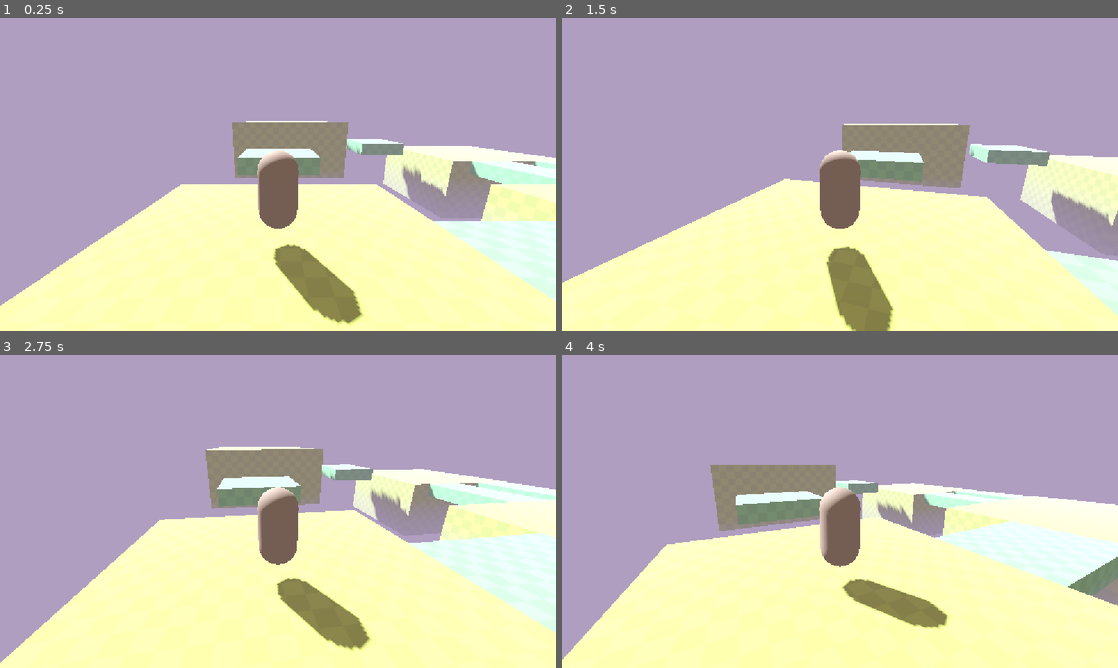
Above: before the commit, frames 1-4 (two rows, left to right).
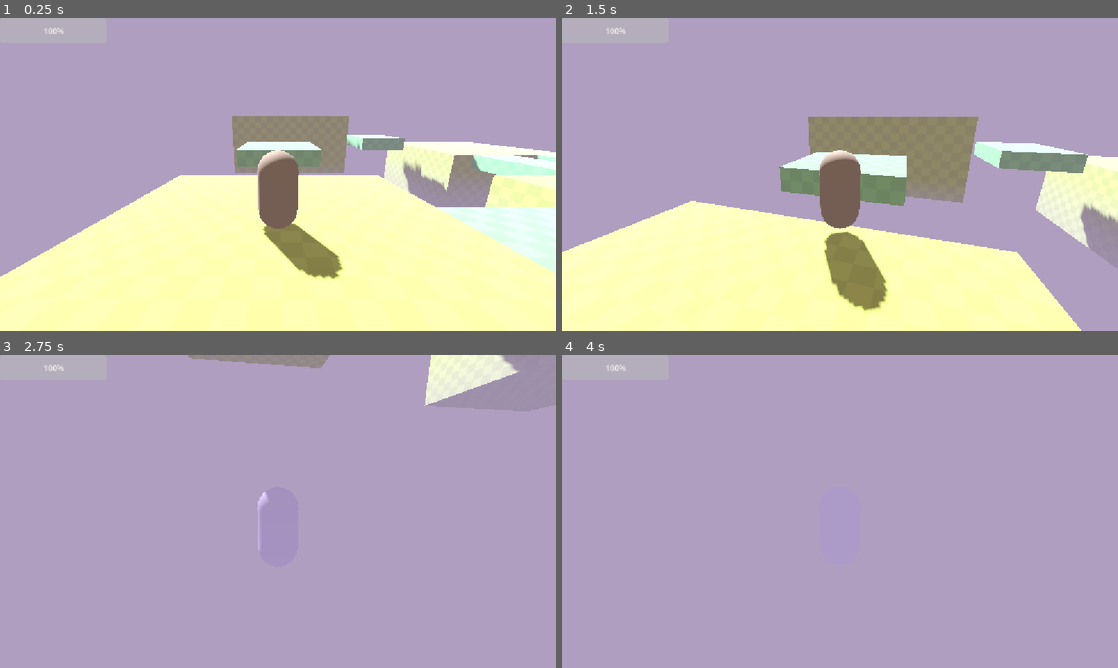
Above: after the commit, the same moments.

Repository: DefinitelyGlorb/LotteMite
Game: Godot game, scene res://src/levels/prototypes/test_level/test_level.tscn
Same seed, same stepped clock (60 frames per second), same inputs: the game is played once before the commit and once after it.
Inputs (mouse positions are in pixels of both pictures, inside the frame that each line leads up to):
- Up to frame 1 (0.25 s): no input
- Up to frame 2 (1.5 s): tap Enter at 0.5 s; move the mouse to (867, 174) at 0.52 s; hold W (move_forward, bound only after the commit) from 0.53 s (still down); tap Space (jump, bound only after the commit) at 0.6, 0.77, 1.07, 1.35 s; move the mouse to (812, 174) at 1.27 s
- Up to frame 3 (2.75 s): keep holding W (move_forward, bound only after the commit); tap Space (jump, bound only after the commit) at 1.52, 1.82, 2.1 s; move the mouse to (289, 505) at 2.02 s
- Up to frame 4 (4 s): keep holding W (move_forward, bound only after the commit); move the mouse to (834, 517) at 2.77 s; tap Space (jump, bound only after the commit) at 2.85, 3.02, 3.32, 3.5, 3.6, 3.77 s; move the mouse to (878, 514) at 3.52 s

The runs differ from the first frame. In frame 1, 12% of the frame differs, in the area x 0-100%, y 3-98%; in frame 2, 18%; in frame 3, 53%, in the area x 0-100%, y 0-100%; in frame 4, 50%.

Commit message:
Character controller

Diff:
--- a/project.godot
+++ b/project.godot
@@ -24,7 +24,28 @@
 
 jump={
 "deadzone": 0.2,
-"events": []
+"events": [Object(InputEventKey,"resource_local_to_scene":false,"resource_name":"","device":-1,"window_id":0,"alt_pressed":false,"shift_pressed":false,"ctrl_pressed":false,"meta_pressed":false,"pressed":false,"keycode":0,"physical_keycode":32,"key_label":0,"unicode":32,"location":0,"echo":false,"script":null)
+]
+}
+move_forward={
+"deadzone": 0.2,
+"events": [Object(InputEventKey,"resource_local_to_scene":false,"resource_name":"","device":-1,"window_id":0,"alt_pressed":false,"shift_pressed":false,"ctrl_pressed":false,"meta_pressed":false,"pressed":false,"keycode":0,"physical_keycode":87,"key_label":0,"unicode":119,"location":0,"echo":false,"script":null)
+]
+}
+move_left={
+"deadzone": 0.2,
+"events": [Object(InputEventKey,"resource_local_to_scene":false,"resource_name":"","device":-1,"window_id":0,"alt_pressed":false,"shift_pressed":false,"ctrl_pressed":false,"meta_pressed":false,"pressed":false,"keycode":0,"physical_keycode":65,"key_label":0,"unicode":97,"location":0,"echo":false,"script":null)
+]
+}
+move_right={
+"deadzone": 0.2,
+"events": [Object(InputEventKey,"resource_local_to_scene":false,"resource_name":"","device":-1,"window_id":0,"alt_pressed":false,"shift_pressed":false,"ctrl_pressed":false,"meta_pressed":false,"pressed":false,"keycode":0,"physical_keycode":68,"key_label":0,"unicode":100,"location":0,"echo":false,"script":null)
+]
+}
+move_backward={
+"deadzone": 0.2,
+"events": [Object(InputEventKey,"resource_local_to_scene":false,"resource_name":"","device":-1,"window_id":0,"alt_pressed":false,"shift_pressed":false,"ctrl_pressed":false,"meta_pressed":false,"pressed":false,"keycode":0,"physical_keycode":83,"key_label":0,"unicode":115,"location":0,"echo":false,"script":null)
+]
 }
 
 [physics]
--- a/src/levels/prototypes/test_level/test_level.tscn
+++ b/src/levels/prototypes/test_level/test_level.tscn
@@ -19,67 +19,73 @@
 
 [node name="Game" type="Node3D" unique_id=1032018045]
 
-[node name="CSGBox3D" type="CSGBox3D" parent="." unique_id=1077609760]
+[node name="Scene Environment" type="Node3D" parent="." unique_id=1771271297]
+
+[node name="DirectionalLight3D" type="DirectionalLight3D" parent="Scene Environment" unique_id=1873325092]
+transform = Transform3D(0.8660254, -0.3535534, 0.3535534, 0, 0.7071068, 0.7071068, -0.5, -0.61237246, 0.61237246, 9.549388, 14.04796, 12.564552)
+shadow_enabled = true
+
+[node name="WorldEnvironment" type="WorldEnvironment" parent="Scene Environment" unique_id=1935331987]
+environment = SubResource("Environment_u0k70")
+
+[node name="Platforms" type="Node3D" parent="." unique_id=1943162989]
+
+[node name="CSGBox3D" type="CSGBox3D" parent="Platforms" unique_id=1077609760]
 transform = Transform3D(1, 0, 0, 0, 1, 0, 0, 0, 1, -0.099999905, -2.5, 0)
 use_collision = true
 size = Vector3(10, 5, 10)
 material = ExtResource("1_30ion")
 
-[node name="CSGBox3D4" type="CSGBox3D" parent="." unique_id=922741484]
+[node name="CSGBox3D4" type="CSGBox3D" parent="Platforms" unique_id=922741484]
 transform = Transform3D(1, 0, 0, 0, 1, 0, 0, 0, 1, -17.6, -2.5, 0)
 operation = 2
 use_collision = true
 size = Vector3(13, 5, 10)
 material = ExtResource("1_30ion")
 
-[node name="CSGBox3D2" type="CSGBox3D" parent="." unique_id=1028011572]
+[node name="CSGBox3D2" type="CSGBox3D" parent="Platforms" unique_id=1028011572]
 transform = Transform3D(1, 0, 0, 0, 1, 0, 0, 0, 1, -19.1, -2.5, 16)
 use_collision = true
 size = Vector3(10, 5, 10)
 material = ExtResource("1_30ion")
 
-[node name="CSGBox3D5" type="CSGBox3D" parent="." unique_id=1978551602]
+[node name="CSGBox3D5" type="CSGBox3D" parent="Platforms" unique_id=1978551602]
 transform = Transform3D(-4.371139e-08, 0, -1, 0, 1, 0, 1, 0, -4.371139e-08, -0.10000038, 0.46673584, 9)
 use_collision = true
 size = Vector3(4, 1.0665283, 5)
 material = ExtResource("2_fveep")
 
-[node name="CSGBox3D8" type="CSGBox3D" parent="." unique_id=945195507]
+[node name="CSGBox3D8" type="CSGBox3D" parent="Platforms" unique_id=945195507]
 transform = Transform3D(1, 0, 0, 0, 1, 0, 0, 0, 1, -17.1, -0.53326416, 8)
 use_collision = true
 size = Vector3(3, 1.0665283, 6)
 material = ExtResource("2_fveep")
 
-[node name="CSGBox3D10" type="CSGBox3D" parent="." unique_id=2119998212]
+[node name="CSGBox3D10" type="CSGBox3D" parent="Platforms" unique_id=2119998212]
 transform = Transform3D(1, 0, 0, 0, 1, 0, 0, 0, 1, -22.1, -0.53326416, 8)
 use_collision = true
 size = Vector3(3, 1.0665283, 6)
 material = ExtResource("2_fveep")
 
-[node name="CSGBox3D9" type="CSGBox3D" parent="." unique_id=1685751876]
+[node name="CSGBox3D9" type="CSGBox3D" parent="Platforms" unique_id=1685751876]
 transform = Transform3D(-4.371139e-08, 0, -1, 0, 1, 0, 1, 0, -4.371139e-08, -8.1, -0.53326416, -1)
 use_collision = true
 size = Vector3(4, 1.0665283, 6)
 material = ExtResource("2_fveep")
 
-[node name="CSGBox3D6" type="CSGBox3D" parent="." unique_id=418582627]
+[node name="CSGBox3D6" type="CSGBox3D" parent="Platforms" unique_id=418582627]
 transform = Transform3D(-1, 0, 8.742278e-08, 0, 1, 0, -8.742278e-08, 0, -1, -10.1, 0.46673584, 17)
 use_collision = true
 size = Vector3(4, 1.0665283, 5)
 material = ExtResource("2_fveep")
 
-[node name="CSGBox3D3" type="CSGBox3D" parent="." unique_id=310872382]
+[node name="CSGBox3D3" type="CSGBox3D" parent="Platforms" unique_id=310872382]
 transform = Transform3D(1, 0, 0, 0, 1, 0, 0, 0, 1, -1.1000004, 0.5, 18)
 use_collision = true
 size = Vector3(10, 5, 10)
 material = ExtResource("1_30ion")
 
-[node name="DirectionalLight3D" type="DirectionalLight3D" parent="." unique_id=1873325092]
-transform = Transform3D(0.8660254, -0.3535534, 0.3535534, 0, 0.7071068, 0.7071068, -0.5, -0.61237246, 0.61237246, 9.549388, 14.04796, 12.564552)
-shadow_enabled = true
-
-[node name="WorldEnvironment" type="WorldEnvironment" parent="." unique_id=1935331987]
-environment = SubResource("Environment_u0k70")
+[node name="Enemies" type="Node3D" parent="." unique_id=1156762045]
 
 [node name="Player" parent="." unique_id=377750415 instance=ExtResource("3_fveep")]
-transform = Transform3D(1, 0, 0, 0, 1, 0, 0, 0, 1, -0.040851593, 0.49257353, -0.24846458)
+transform = Transform3D(1, 0, 0, 0, 1, 0, 0, 0, 1, -0.041, 0, -0.248)
--- a/src/player/player.gd
+++ b/src/player/player.gd
@@ -1,14 +1,46 @@
 extends Node3D
-@export_group("Camera")
-@export var rotation_speed = 0.3
+
+signal health_depleted
+
+@export_group("Player Settings")
+@export var sensitivity = 0.3
+
+@export_group("Player Stats")
+@export var max_health = 3.0
+@export var health = max_health
+
 func _ready() -> void:
+	%HealthBar.max_value = max_health
 	Input.set_mouse_mode(Input.MOUSE_MODE_CAPTURED)
 
-func _input(event: InputEvent) -> void:
-	pass
+func _physics_process(delta: float) -> void:
+	const SPEED = 5.5
+	const JUMP_VELOCITY = 10.0
+	const FALL_VELOCITY = 20.0
+
+	var input_direction_2D = Input.get_vector("move_left", "move_right", "move_forward", "move_backward")
+	var input_direction_3D = Vector3(input_direction_2D.x, 0, input_direction_2D.y)
+
+	var direction = %CameraPivot.global_basis * -input_direction_3D
+
+	$PlayerBody.velocity.x = direction.x * SPEED
+	%PlayerBody.velocity.y -= FALL_VELOCITY * delta
+	$PlayerBody.velocity.z = direction.z * SPEED
+
+	if Input.is_action_just_pressed("jump") and %PlayerBody.is_on_floor():
+		%PlayerBody.velocity.y = JUMP_VELOCITY
+	elif Input.is_action_just_released("jump") and %PlayerBody.velocity.y > 0:
+			%PlayerBody.velocity.y = lerp($PlayerBody.velocity.y, 0.0, 0.75)
+
+	%PlayerBody.move_and_slide()
+
+func _process(_delta: float) -> void:
+	%HealthBar.value = health
+	if health <= 0:
+		health_depleted.emit()
 
 func _unhandled_input(event: InputEvent) -> void:
 	if event is InputEventMouseMotion:
-		$CameraPivot.rotation_degrees.y -= event.relative.x * rotation_speed
-		$CameraPivot.rotation_degrees.x -= event.relative.y * rotation_speed
-		$CameraPivot.rotation_degrees.x = clamp($CameraPivot.rotation_degrees.x, -30.0, 60.0)
+		%CameraPivot.rotation_degrees.y -= event.relative.x * sensitivity
+		%CameraPivot.rotation_degrees.x += event.relative.y * sensitivity
+		%CameraPivot.rotation_degrees.x = clamp(%CameraPivot.rotation_degrees.x, -30.0, 60.0)
--- a/src/player/player.tscn
+++ b/src/player/player.tscn
@@ -6,22 +6,38 @@
 
 [sub_resource type="CapsuleShape3D" id="CapsuleShape3D_t1j5l"]
 
+[sub_resource type="CapsuleShape3D" id="CapsuleShape3D_u0k70"]
+
 [node name="Player" type="Node3D" unique_id=377750415]
 script = ExtResource("1_4anbu")
 
-[node name="CharacterBody3D" type="CharacterBody3D" parent="." unique_id=834137815]
+[node name="PlayerBody" type="CharacterBody3D" parent="." unique_id=834137815]
+unique_name_in_owner = true
 transform = Transform3D(1, 0, 0, 0, 1, 0, 0, 0, 1, 0, 1, 0)
 
-[node name="CSGMesh3D" type="CSGMesh3D" parent="CharacterBody3D" unique_id=631723895]
+[node name="CSGMesh3D" type="CSGMesh3D" parent="PlayerBody" unique_id=631723895]
 mesh = SubResource("CapsuleMesh_u0k70")
 
-[node name="CollisionShape3D" type="CollisionShape3D" parent="CharacterBody3D" unique_id=2110386128]
+[node name="CollisionShape3D" type="CollisionShape3D" parent="PlayerBody" unique_id=2110386128]
 shape = SubResource("CapsuleShape3D_t1j5l")
 debug_fill = false
 
-[node name="CameraPivot" type="Node3D" parent="." unique_id=748637548]
+[node name="Hurtbox" type="Area3D" parent="PlayerBody" unique_id=261447977]
+
+[node name="CollisionShape3D" type="CollisionShape3D" parent="PlayerBody/Hurtbox" unique_id=551496819]
+transform = Transform3D(0.8, 0, 0, 0, 0.8, 0, 0, 0, 0.8, 0, 0, 0)
+shape = SubResource("CapsuleShape3D_u0k70")
+debug_color = Color(0.86183494, 0.34409165, 0.29379618, 0.41960785)
+
+[node name="CameraPivot" type="Node3D" parent="PlayerBody" unique_id=748637548]
 unique_name_in_owner = true
-transform = Transform3D(1, 0, 0, 0, 0.9659258, -0.25881904, 0, 0.25881904, 0.9659258, 0, 1.4085749, 0)
+transform = Transform3D(1, 0, 0, 0, 0.9659258, -0.25881904, 0, 0.25881904, 0.9659258, 0, 0.40857494, 0)
 
-[node name="Camera3D" type="Camera3D" parent="CameraPivot" unique_id=1910189744]
+[node name="Camera3D" type="Camera3D" parent="PlayerBody/CameraPivot" unique_id=1910189744]
+unique_name_in_owner = true
 transform = Transform3D(-1, 0, 8.742278e-08, 0, 1, 0, -8.742278e-08, 0, -1, 0, 0, -5)
+
+[node name="HealthBar" type="ProgressBar" parent="." unique_id=1432562334]
+unique_name_in_owner = true
+offset_right = 221.0
+offset_bottom = 52.0
